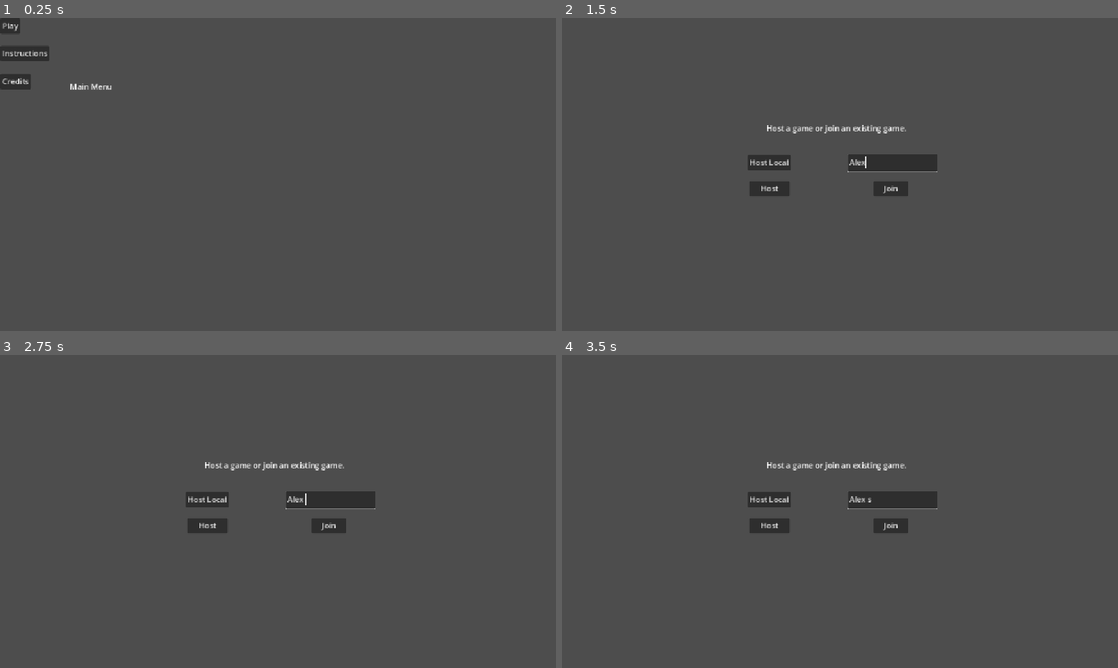
Above: before the commit, frames 1-4 (two rows, left to right).
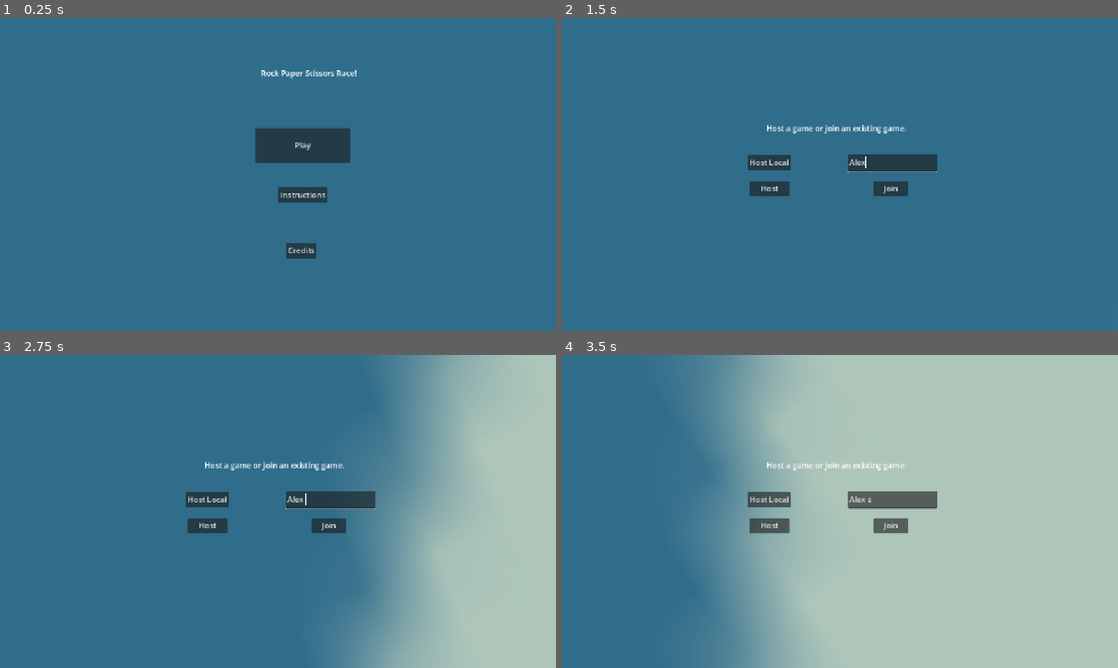
Above: after the commit, the same moments.

Repository: JoeyGiordano/JGZGodotGameTemplate
Game: Godot game, scene res://game_container/game_container.tscn
The game is run twice, just before and just after one commit, with the same random seed, the same clock (stepped at 60 frames per second) and the same inputs. The engine's default icon, where the game draws it, is replaced by a stand-in: a white triangle on a blue panel in a dark square.
Inputs (mouse positions are in pixels of both pictures, inside the frame that each line leads up to):
- Up to frame 1 (0.25 s): no input
- Up to frame 2 (1.5 s): click "Play" at 0.5 s; click (890, 161) at 1.27 s; type "Alex" at 1.35 s
- Up to frame 3 (2.75 s): hold Right (right, bound only after the commit) from 2.03 s (still down); tap Space (switch, bound only after the commit) at 2.1 s
- Up to frame 4 (3.5 s): release Right (right, bound only after the commit) at 2.78 s; hold S (down, bound only after the commit) from 2.78 s (still down); tap Space (switch, bound only after the commit) at 2.85 s

The runs differ from the first frame. In frame 1, 100% of the frame differs, in the area x 0-100%, y 0-100%; in frame 2, 100%; in frame 3, 100%; in frame 4, 100%.

Commit message:
Some Game

Diff:
--- /dev/null
+++ b/game/player.gd
@@ -0,0 +1,42 @@
+extends Node2D
+
+@onready var sprite : Sprite2D = $Sprite2D
+
+var speed : float = 200
+var cooldown : float = 1.2
+
+var in_play : bool = false
+@export var state : int = 0 #0 rock, 1 paper, 2 siscors
+@export var switch_ready : bool = true
+
+func _enter_tree():
+	set_multiplayer_authority(int(name))
+
+func _ready():
+	update_color()
+
+func _process(delta):
+	if !is_multiplayer_authority() : return
+
+	if !in_play : return
+
+	update_color()
+
+	var movement : Vector2 = Vector2(Input.get_axis("left","right"), Input.get_axis("up","down"))
+	movement = movement.normalized()
+	position += movement * speed * delta
+
+	if switch_ready && Input.is_action_just_pressed("switch") :
+		state = randi()%3 #gives 0,1,2
+		switch_ready = false
+		await get_tree().create_timer(cooldown).timeout
+		switch_ready = true
+
+func update_color() :
+	if switch_ready : modulate.a = 1.0 #note that this is player modulate (so it doesn't combine with color changes)
+	else : modulate.a = 0.5
+
+	match(state) :
+		0 : sprite.modulate = Color.RED
+		1 : sprite.modulate = Color.GREEN
+		2 : sprite.modulate = Color.BLUE
--- /dev/null
+++ b/game/player.tscn
@@ -0,0 +1,31 @@
+[gd_scene load_steps=4 format=3 uid="uid://tdqkg32ia5t7"]
+
+[ext_resource type="Texture2D" uid="uid://dxe5rsvu84bgc" path="res://icon.svg" id="1_w5y0b"]
+[ext_resource type="Script" uid="uid://dgp7keim8xecd" path="res://game/player.gd" id="2_du4nq"]
+
+[sub_resource type="SceneReplicationConfig" id="SceneReplicationConfig_w5y0b"]
+properties/0/path = NodePath(".:position")
+properties/0/spawn = true
+properties/0/replication_mode = 1
+properties/1/path = NodePath(".:state")
+properties/1/spawn = true
+properties/1/replication_mode = 2
+properties/2/path = NodePath(".:switch_ready")
+properties/2/spawn = true
+properties/2/replication_mode = 2
+
+[node name="Player" type="Node2D"]
+script = ExtResource("2_du4nq")
+
+[node name="Sprite2D" type="Sprite2D" parent="."]
+position = Vector2(0, -1)
+scale = Vector2(30, 30)
+texture = ExtResource("1_w5y0b")
+region_enabled = true
+region_rect = Rect2(40, 57, 1, 1)
+
+[node name="SwitchTimer" type="Timer" parent="."]
+one_shot = true
+
+[node name="MultiplayerSynchronizer" type="MultiplayerSynchronizer" parent="."]
+replication_config = SubResource("SceneReplicationConfig_w5y0b")
--- a/game/player_field.tscn
+++ b/game/player_field.tscn
@@ -1,6 +1,7 @@
-[gd_scene load_steps=2 format=3 uid="uid://brihhvr3e0dtq"]
+[gd_scene load_steps=3 format=3 uid="uid://brihhvr3e0dtq"]
 
 [ext_resource type="Script" uid="uid://dkhyyxjothkkv" path="res://game/player_field_1.gd" id="1_arifm"]
+[ext_resource type="PackedScene" uid="uid://tdqkg32ia5t7" path="res://game/player.tscn" id="2_u3k4h"]
 
 [node name="PlayerField" type="Node2D"]
 script = ExtResource("1_arifm")
@@ -17,14 +18,14 @@
 offset_top = 544.0
 offset_right = 463.0
 offset_bottom = 575.0
-text = "Do Something 1"
+text = "Ready"
 
 [node name="Button2" type="Button" parent="."]
 offset_left = 540.0
 offset_top = 542.0
 offset_right = 671.0
 offset_bottom = 573.0
-text = "Do Something 2"
+text = "Do Something"
 
 [node name="ColorRect" type="ColorRect" parent="."]
 offset_left = 876.0
@@ -53,3 +54,9 @@
 [node name="Timer" type="Timer" parent="MessageLabel"]
 wait_time = 1.2
 one_shot = true
+
+[node name="Player1" parent="." instance=ExtResource("2_u3k4h")]
+position = Vector2(188, 458)
+
+[node name="Player2" parent="." instance=ExtResource("2_u3k4h")]
+position = Vector2(852, 175)
--- a/game/player_field_1.gd
+++ b/game/player_field_1.gd
@@ -15,17 +15,46 @@
 	$IDLabel.text = str(multiplayer.get_unique_id())
 	if multiplayer.get_unique_id() == 1 : leave_button.text = "End"
 
+# Signal response
+
 func _on_button1_pressed() :
 	if waiting_for_opponent() : return
 	if label.modulate == Color.BLUE : label.modulate = Color.WHITE
 	else : label.modulate = Color.BLUE
+	label.text = "Ready"
+	button1.disabled = true
+	button1.visible = false
 	rpc("_on_button1_pressed_for_peer")
+	var labelx : Label = GameContainer.GC.OpponentSceneHolder.get_child(0).get_child(0)
+	if labelx.text == "Ready" :
+		start_game()
 
 @rpc("any_peer")
 func _on_button1_pressed_for_peer() :
 	var labelx : Label = GameContainer.GC.OpponentSceneHolder.get_child(0).get_child(0)
 	if labelx.modulate == Color.RED : labelx.modulate = Color.WHITE
 	else : labelx.modulate = Color.RED
+	labelx.text = "Ready"
+	if label.text == "Ready" :
+		start_game()
+
+func start_game() :
+	var labelx : Label = GameContainer.GC.OpponentSceneHolder.get_child(0).get_child(0)
+	$Player1.set_multiplayer_authority(1)
+	$Player1.visible = true
+	$Player1.in_play = true
+	if multiplayer.get_unique_id() == 1 :
+		$Player2.set_multiplayer_authority(multiplayer.get_peers()[0])
+	else : $Player2.set_multiplayer_authority(multiplayer.get_unique_id())
+	$Player2.visible = true
+	$Player2.in_play = true
+	label.visible = false
+	labelx.visible = false
+	button1.disabled = true
+	button1.visible = false
+	button2.disabled = true
+	button2.visible = false
+	rect.visible = false
 
 func _on_button2_pressed() :
 	if waiting_for_opponent() : return
@@ -47,6 +76,8 @@
 	GameContainer.GC.destroy_opponent_scene()
 	GameContainer.GC.switch_to_scene("main_menu")
 
+# Resource
+
 func get_random_color() -> Color:
 	var hue = randf_range(0.0, 1.0)
 	var saturation = randf_range(0.5, 1.0)
--- /dev/null
+++ b/game_container/background.gd
@@ -0,0 +1,45 @@
+extends Sprite2D
+
+var speed : float = 0
+var tween1 : Tween
+var tween2 : Tween
+var tween3 : Tween
+
+func _ready():
+	tween1 = get_tree().create_tween()
+	tween1.set_ease(Tween.EASE_IN_OUT)
+	tween1.tween_property(self, "speed", randf_range(-1,1),randf_range(3,15))
+	tween1.finished.connect(_on_tween1_finished)
+	tween2 = get_tree().create_tween()
+	tween2.set_ease(Tween.EASE_IN_OUT)
+	tween2.tween_property(self, "position", Vector2(randf_range(-6600,7200),randf_range(-6600,6600)),randf_range(20,30))
+	tween2.finished.connect(_on_tween2_finished)
+	tween3 = get_tree().create_tween()
+	tween3.set_ease(Tween.EASE_IN_OUT)
+	tween3_set()
+	tween3.finished.connect(_on_tween3_finished)
+
+func _process(delta):
+	rotation += delta * speed
+
+func _on_tween1_finished() :
+	tween1.stop()
+	tween1.tween_property(self, "speed", randf_range(-1,1),randf_range(3,15))
+
+func _on_tween2_finished() :
+	tween2.stop()
+	tween2.tween_property(self, "position", Vector2(randf_range(-6600,7200),randf_range(-6600,6600)),randf_range(20,30))
+
+func _on_tween3_finished() :
+	tween2.stop()
+	tween3_set()
+
+func tween3_set() :
+	var target_color = Color(
+		randf_range(0.6, 0.99),  # R
+		randf_range(0.6, 0.99),  # G
+		randf_range(0.6, 0.99),  # B
+		1.0                     # A (fully opaque)
+	)
+	tween3.stop()
+	tween3.tween_property(self, "modulate", target_color ,randf_range(5,10))
--- a/game_container/game_container.tscn
+++ b/game_container/game_container.tscn
@@ -1,10 +1,20 @@
-[gd_scene load_steps=3 format=3 uid="uid://dajeyyd76x0vu"]
+[gd_scene load_steps=5 format=3 uid="uid://dajeyyd76x0vu"]
 
 [ext_resource type="Script" uid="uid://gj6s4jjigw13" path="res://game_container/game_container.gd" id="1_nfc83"]
 [ext_resource type="PackedScene" uid="uid://dd71ltua8vpqj" path="res://scenes/shell_scenes/main_menu.tscn" id="1_ojqp2"]
+[ext_resource type="Script" uid="uid://b2dcxijj0mc8y" path="res://game_container/background.gd" id="3_kh4ga"]
+[ext_resource type="Texture2D" uid="uid://dxe5rsvu84bgc" path="res://icon.svg" id="3_ukxy1"]
 
 [node name="GameContainer" type="Node"]
 script = ExtResource("1_nfc83")
+
+[node name="Sprite2D" type="Sprite2D" parent="."]
+modulate = Color(0.682353, 0.776471, 0.729412, 1)
+position = Vector2(3485, 3084)
+scale = Vector2(170, 170)
+texture = ExtResource("3_ukxy1")
+region_rect = Rect2(75, 61, 6, 5)
+script = ExtResource("3_kh4ga")
 
 [node name="ActiveSceneHolder" type="Node" parent="."]
 
--- a/project.godot
+++ b/project.godot
@@ -26,6 +26,38 @@
 window/subwindows/embed_subwindows=false
 window/stretch/mode="canvas_items"
 
+[input]
+
+left={
+"deadzone": 0.2,
+"events": [Object(InputEventKey,"resource_local_to_scene":false,"resource_name":"","device":-1,"window_id":0,"alt_pressed":false,"shift_pressed":false,"ctrl_pressed":false,"meta_pressed":false,"pressed":false,"keycode":0,"physical_keycode":65,"key_label":0,"unicode":97,"location":0,"echo":false,"script":null)
+, Object(InputEventKey,"resource_local_to_scene":false,"resource_name":"","device":-1,"window_id":0,"alt_pressed":false,"shift_pressed":false,"ctrl_pressed":false,"meta_pressed":false,"pressed":false,"keycode":0,"physical_keycode":4194319,"key_label":0,"unicode":0,"location":0,"echo":false,"script":null)
+]
+}
+right={
+"deadzone": 0.2,
+"events": [Object(InputEventKey,"resource_local_to_scene":false,"resource_name":"","device":-1,"window_id":0,"alt_pressed":false,"shift_pressed":false,"ctrl_pressed":false,"meta_pressed":false,"pressed":false,"keycode":0,"physical_keycode":4194321,"key_label":0,"unicode":0,"location":0,"echo":false,"script":null)
+, Object(InputEventKey,"resource_local_to_scene":false,"resource_name":"","device":-1,"window_id":0,"alt_pressed":false,"shift_pressed":false,"ctrl_pressed":false,"meta_pressed":false,"pressed":false,"keycode":0,"physical_keycode":68,"key_label":0,"unicode":100,"location":0,"echo":false,"script":null)
+]
+}
+up={
+"deadzone": 0.2,
+"events": [Object(InputEventKey,"resource_local_to_scene":false,"resource_name":"","device":-1,"window_id":0,"alt_pressed":false,"shift_pressed":false,"ctrl_pressed":false,"meta_pressed":false,"pressed":false,"keycode":0,"physical_keycode":4194320,"key_label":0,"unicode":0,"location":0,"echo":false,"script":null)
+, Object(InputEventKey,"resource_local_to_scene":false,"resource_name":"","device":-1,"window_id":0,"alt_pressed":false,"shift_pressed":false,"ctrl_pressed":false,"meta_pressed":false,"pressed":false,"keycode":0,"physical_keycode":87,"key_label":0,"unicode":119,"location":0,"echo":false,"script":null)
+]
+}
+down={
+"deadzone": 0.2,
+"events": [Object(InputEventKey,"resource_local_to_scene":false,"resource_name":"","device":-1,"window_id":0,"alt_pressed":false,"shift_pressed":false,"ctrl_pressed":false,"meta_pressed":false,"pressed":false,"keycode":0,"physical_keycode":83,"key_label":0,"unicode":115,"location":0,"echo":false,"script":null)
+, Object(InputEventKey,"resource_local_to_scene":false,"resource_name":"","device":-1,"window_id":0,"alt_pressed":false,"shift_pressed":false,"ctrl_pressed":false,"meta_pressed":false,"pressed":false,"keycode":0,"physical_keycode":4194322,"key_label":0,"unicode":0,"location":0,"echo":false,"script":null)
+]
+}
+switch={
+"deadzone": 0.2,
+"events": [Object(InputEventKey,"resource_local_to_scene":false,"resource_name":"","device":-1,"window_id":0,"alt_pressed":false,"shift_pressed":false,"ctrl_pressed":false,"meta_pressed":false,"pressed":false,"keycode":0,"physical_keycode":32,"key_label":0,"unicode":32,"location":0,"echo":false,"script":null)
+]
+}
+
 [rendering]
 
 renderer/rendering_method="gl_compatibility"
--- a/scenes/shell_scenes/main_menu.tscn
+++ b/scenes/shell_scenes/main_menu.tscn
@@ -5,31 +5,35 @@
 [node name="MainMenu" type="Node"]
 
 [node name="PlayButton" type="Button" parent="."]
-offset_right = 8.0
-offset_bottom = 8.0
+offset_left = 529.0
+offset_top = 227.0
+offset_right = 725.0
+offset_bottom = 299.0
 text = "Play"
 script = ExtResource("1_hccbo")
 switch_to = "connect"
 
 [node name="CreditsButton" type="Button" parent="."]
-offset_top = 115.0
-offset_right = 63.0
-offset_bottom = 146.0
+offset_left = 592.0
+offset_top = 465.0
+offset_right = 655.0
+offset_bottom = 496.0
 text = "Credits"
 script = ExtResource("1_hccbo")
 switch_to = "credits"
 
 [node name="InstructionsButton" type="Button" parent="."]
-offset_top = 57.0
-offset_right = 101.0
-offset_bottom = 88.0
+offset_left = 576.0
+offset_top = 350.0
+offset_right = 677.0
+offset_bottom = 381.0
 text = "Instructions"
 script = ExtResource("1_hccbo")
 switch_to = "instructions"
 
-[node name="TEMP" type="Label" parent="."]
-offset_left = 144.0
-offset_top = 130.0
-offset_right = 308.0
-offset_bottom = 179.0
-text = "Main Menu"
+[node name="Title" type="Label" parent="."]
+offset_left = 540.0
+offset_top = 102.0
+offset_right = 704.0
+offset_bottom = 151.0
+text = "Rock Paper Scissors Race!"
Not shown, added: game/player.gd.uid
Not shown, added: game_container/background.gd.uid
